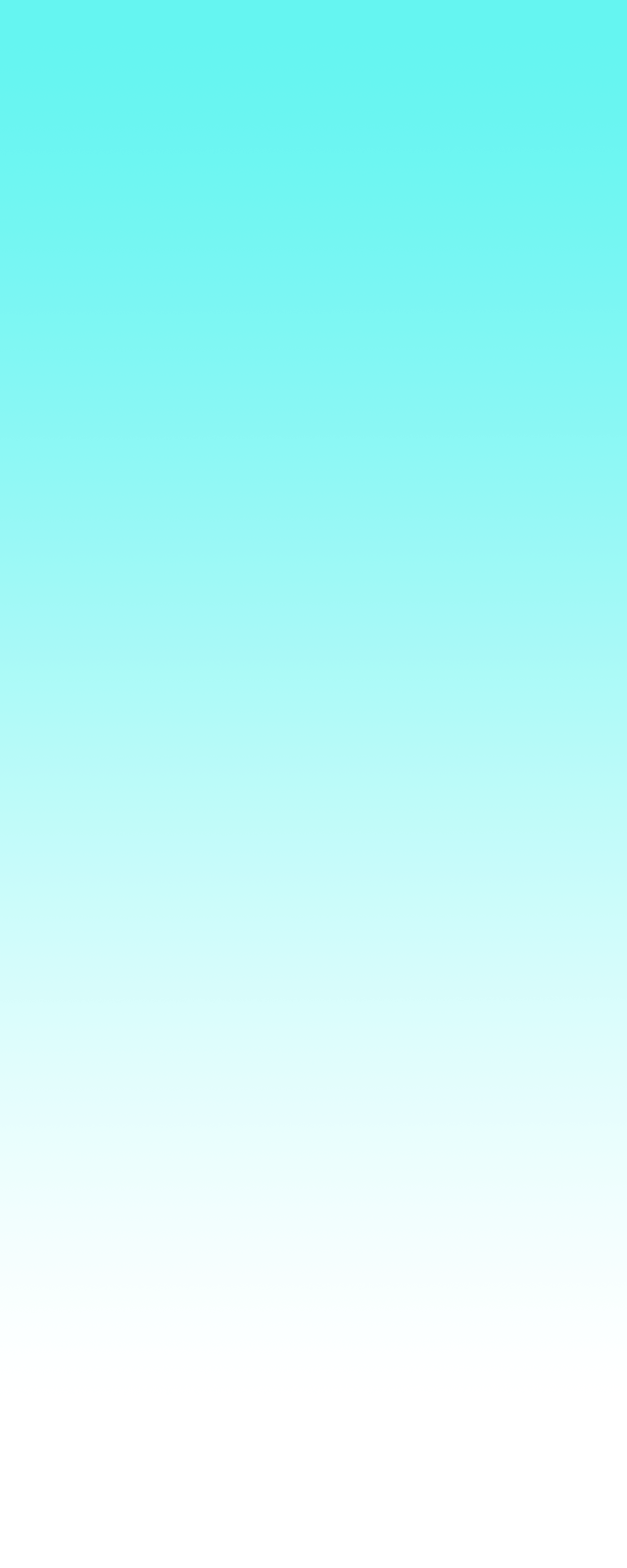
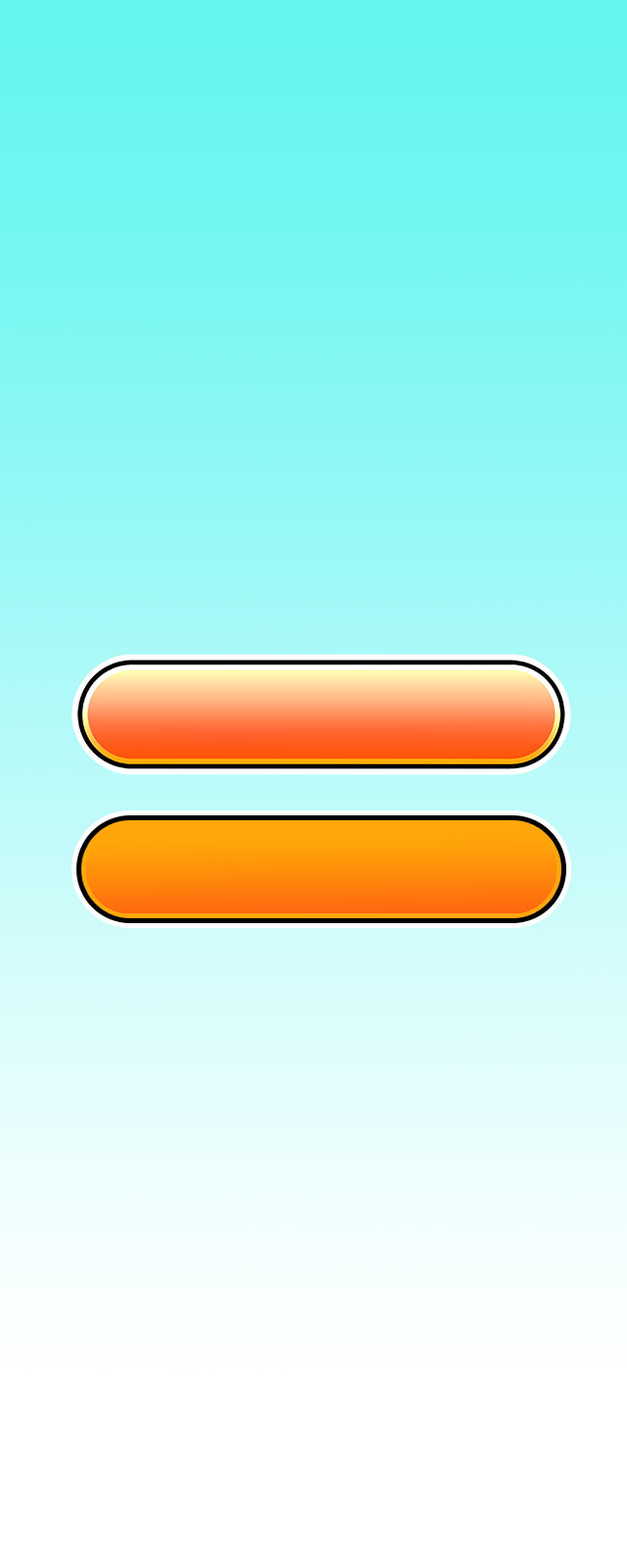
Comparing the layer stacks of the two 627×1568 images. Changes:
added group "button 1" with 6 layers above "BurntOrange copy" over box(71, 653, 572, 929)
added layer "Layer 10" in group "button 1" over box(86, 833, 557, 914)
added layer "Rounded Rectangle 1 copy" in group "button 1" over box(76, 815, 567, 924)
added layer "Rounded Rectangle 1" in group "button 1" over box(71, 810, 572, 929)
added layer "Layer 9" in group "button 1" over box(71, 653, 572, 776)
